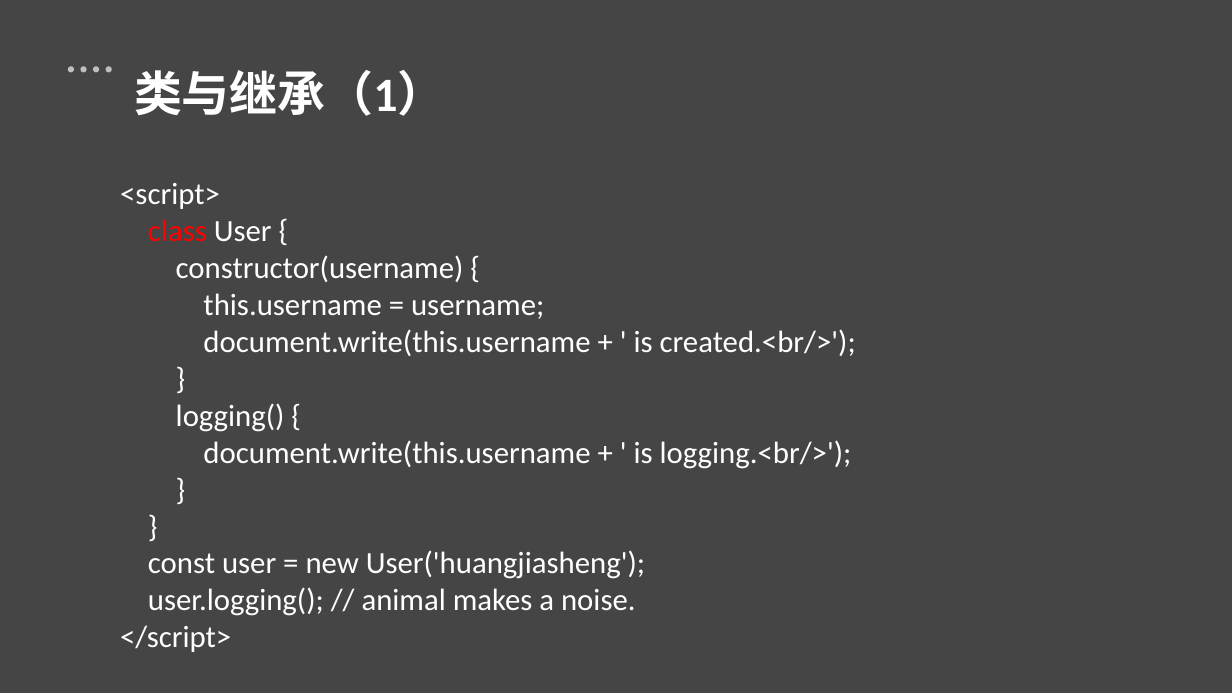
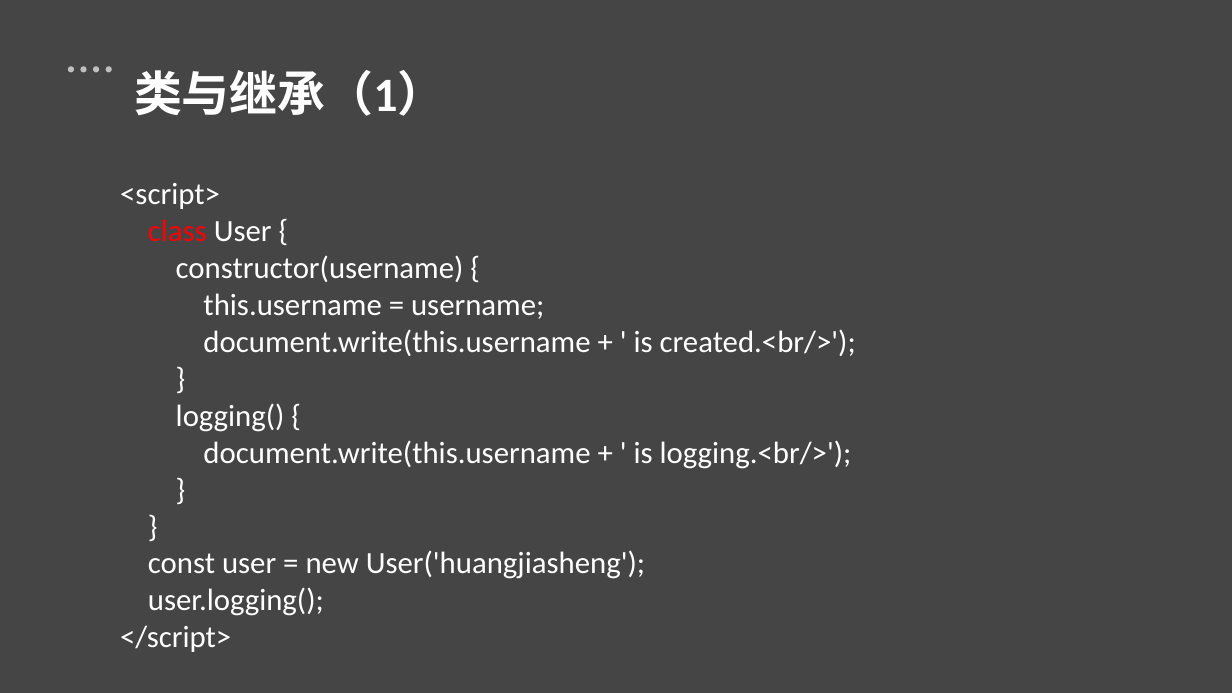
Before and after one commit to gerryhjs/htmljs, a slide deck: slide 21 of html&js课件/html&js.pptx. Drawn at 1232x693 pixels with LibreOffice and Linux fonts; fonts in the diff are those of the drawing. Boxes give left, top, right and bottom in pixels: in the first picture for what was removed or moved away, otherwise in the second. Text is boxed around its words. In the diff, an @@ line names an element or a change of style, - is before the commit and + after.

```diff
--- a/html&js课件/html&js.pptx
+++ b/html&js课件/html&js.pptx
@@ text at bbox=[148, 587, 324, 616]: text changed @@
-user.logging(); // animal makes a noise.
+user.logging();
```
Also in this commit, not shown: 2 other slides changed.
